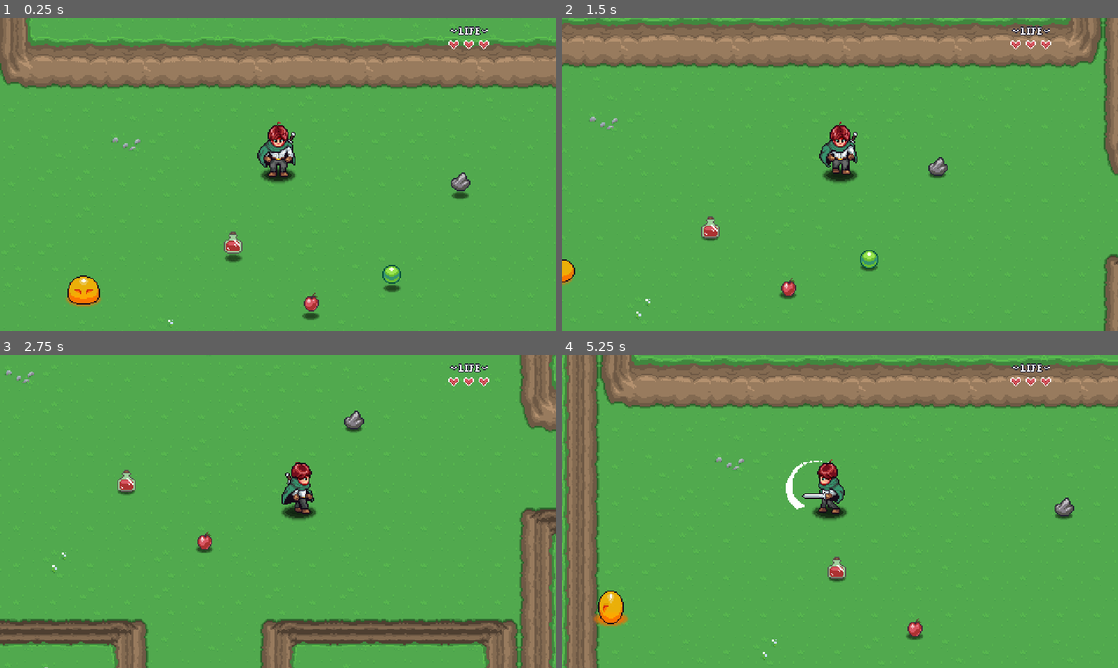
Above: before the commit, frames 1-4 (two rows, left to right).
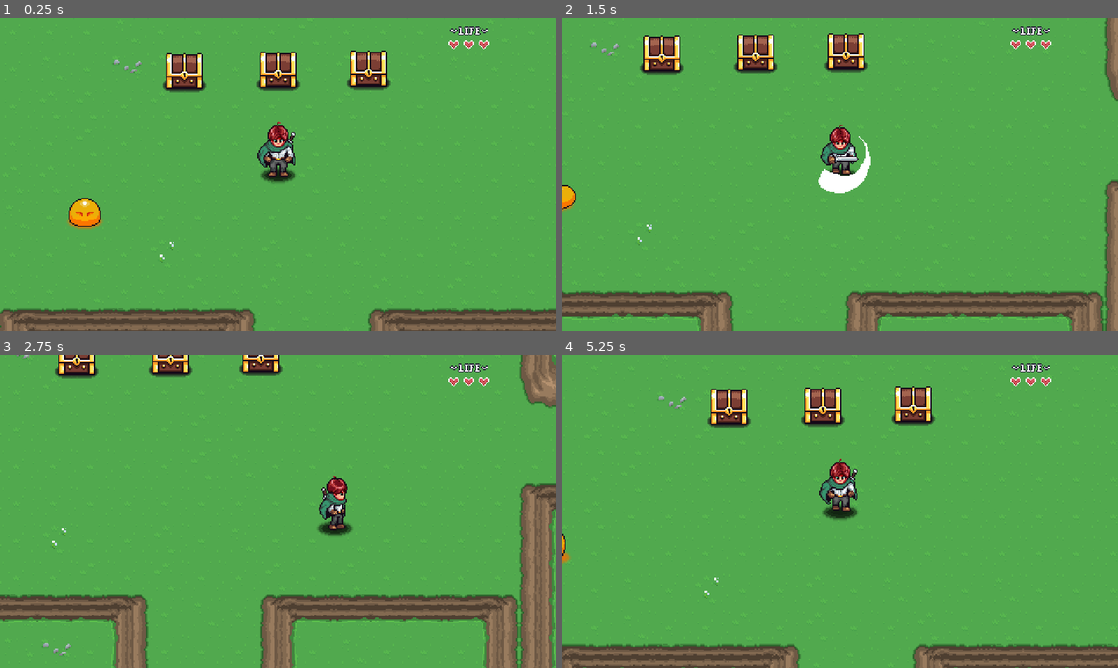
Above: after the commit, the same moments.

Repository: teomurgi/aarpg
Game: Godot game, scene res://Levels/Area01/01.tscn
Same seed, same stepped clock (60 frames per second), same inputs: the game is played once before the commit and once after it. Sound files missing from this copy of the repository are replaced by a short silence.
Inputs:
- Up to frame 1 (0.25 s): no input
- Up to frame 2 (1.5 s): hold D (right) 0.53-1.28 s; hold L (interact, bound only after the commit) 0.53-1.28 s; hold S (down) from 1.28 s (still down); tap K (attack, bound only after the commit) at 1.35 s
- Up to frame 3 (2.75 s): tap L (interact, bound only after the commit) at 1.55, 2.3 s; release S (down) at 2.03 s; hold D (right) from 2.03 s (still down); hold M (attack, bound only before the commit) from 2.03 s (still down)
- Up to frame 4 (5.25 s): release D (right) at 2.78 s; release M (attack, bound only before the commit) at 2.78 s; hold W (up) 2.78-3.53 s; tap L (interact, bound only after the commit) at 2.85, 4.55 s; hold L (interact, bound only after the commit) 3.53-4.28 s; hold A (left) 3.53-5.03 s; tap K (attack, bound only after the commit) at 4.35 s; hold S (down) from 5.03 s (still down); hold M (attack, bound only before the commit) from 5.03 s (still down)

The runs differ from the first frame. In frame 1, 23% of the frame differs, in the area x 0-100%, y 0-100%; in frame 2, 25%; in frame 3, 17%; in frame 4, 29%.

Commit message:
added treasure chest

Diff:
--- a/00_Globals/global_player_manager.gd
+++ b/00_Globals/global_player_manager.gd
@@ -2,6 +2,8 @@
 
 const PLAYER = preload("res://Player/player.tscn")
 const INVENTORY_DATA: InventoryData = preload("res://GUI/PauseMenu/Inventory/player_inventory.tres")
+
+signal interact_pressed
 
 var player: Player
 var player_spawned: bool = false
--- /dev/null
+++ b/Interactables/TreasureChest/treasure_chest.gd
@@ -0,0 +1,56 @@
+@tool
+class_name TreasureChest extends Node2D
+
+@export var item_data: ItemData: set = _set_item_data
+@export var quantity: int = 1: set = _set_quantity
+
+var is_open: bool = false
+
+@onready var sprite: Sprite2D = $ItemSprite
+@onready var label: Label = $ItemSprite/Label
+@onready var animation_player: AnimationPlayer = $AnimationPlayer
+@onready var interact_area: Area2D = $Area2D
+
+func _ready() -> void:
+    _update_label()
+    _update_texture()
+    if Engine.is_editor_hint():
+        return
+    interact_area.area_entered.connect(_on_area_entered)
+    interact_area.area_exited.connect(_on_area_exited)
+
+func player_interact() -> void:
+    if is_open:
+        return
+    is_open = true
+    animation_player.play("open_chest")
+    if item_data and quantity > 0:
+        PlayerManager.INVENTORY_DATA.add_item(item_data, quantity)
+    else:
+        printerr("No item data or quantity set for treasure chest.")
+        push_error("No item data or quantity set for treasure chest. Cheast Name: ", name)
+
+func _on_area_entered(area: Area2D) -> void:
+    PlayerManager.interact_pressed.connect(player_interact)
+
+func _on_area_exited(area: Area2D) -> void:
+    PlayerManager.interact_pressed.disconnect(player_interact)
+
+func _set_item_data(value: ItemData) -> void:
+    item_data = value
+    _update_texture()
+
+func _set_quantity(value: int) -> void:
+    quantity = value
+    _update_label()
+
+func _update_texture() -> void:
+    if item_data and sprite:
+        sprite.texture = item_data.texture
+
+func _update_label() -> void:
+    if label:
+        if quantity <= 1:
+            label.text = ""
+        else:
+            label.text = "x" + str(quantity)
--- /dev/null
+++ b/Interactables/TreasureChest/treasure_chest.tscn
@@ -0,0 +1,245 @@
+[gd_scene load_steps=13 format=3 uid="uid://ck7m0n4e76e3l"]
+
+[ext_resource type="Script" path="res://Interactables/TreasureChest/treasure_chest.gd" id="1_rbhv5"]
+[ext_resource type="Texture2D" uid="uid://2x88rdukd7ml" path="res://Interactables/TreasureChest/treasure-chest.png" id="2_vl2nm"]
+[ext_resource type="Texture2D" uid="uid://ldfnn3o8det7" path="res://Items/Sprites/items.png" id="3_j7fgr"]
+[ext_resource type="AudioStream" uid="uid://wgh4nscqhsbd" path="res://Interactables/TreasureChest/treasure-open.wav" id="4_2yb76"]
+
+[sub_resource type="AtlasTexture" id="AtlasTexture_t65nu"]
+atlas = ExtResource("3_j7fgr")
+region = Rect2(0, 0, 32, 32)
+
+[sub_resource type="Animation" id="Animation_jsgo6"]
+resource_name = "closed"
+tracks/0/type = "value"
+tracks/0/imported = false
+tracks/0/enabled = true
+tracks/0/path = NodePath("Sprite2D:frame")
+tracks/0/interp = 1
+tracks/0/loop_wrap = true
+tracks/0/keys = {
+"times": PackedFloat32Array(0),
+"transitions": PackedFloat32Array(1),
+"update": 1,
+"values": [0]
+}
+tracks/1/type = "value"
+tracks/1/imported = false
+tracks/1/enabled = true
+tracks/1/path = NodePath("ItemSprite:visible")
+tracks/1/interp = 1
+tracks/1/loop_wrap = true
+tracks/1/keys = {
+"times": PackedFloat32Array(0),
+"transitions": PackedFloat32Array(1),
+"update": 1,
+"values": [false]
+}
+
+[sub_resource type="Animation" id="Animation_m0uql"]
+length = 0.001
+tracks/0/type = "value"
+tracks/0/imported = false
+tracks/0/enabled = true
+tracks/0/path = NodePath("Sprite2D:frame")
+tracks/0/interp = 1
+tracks/0/loop_wrap = true
+tracks/0/keys = {
+"times": PackedFloat32Array(0),
+"transitions": PackedFloat32Array(1),
+"update": 1,
+"values": [0]
+}
+tracks/1/type = "value"
+tracks/1/imported = false
+tracks/1/enabled = true
+tracks/1/path = NodePath("ItemSprite:visible")
+tracks/1/interp = 1
+tracks/1/loop_wrap = true
+tracks/1/keys = {
+"times": PackedFloat32Array(0),
+"transitions": PackedFloat32Array(1),
+"update": 1,
+"values": [true]
+}
+tracks/2/type = "value"
+tracks/2/imported = false
+tracks/2/enabled = true
+tracks/2/path = NodePath("ItemSprite:position")
+tracks/2/interp = 1
+tracks/2/loop_wrap = true
+tracks/2/keys = {
+"times": PackedFloat32Array(0),
+"transitions": PackedFloat32Array(1),
+"update": 0,
+"values": [Vector2(0, -10)]
+}
+tracks/3/type = "value"
+tracks/3/imported = false
+tracks/3/enabled = true
+tracks/3/path = NodePath("ItemSprite:modulate")
+tracks/3/interp = 1
+tracks/3/loop_wrap = true
+tracks/3/keys = {
+"times": PackedFloat32Array(0),
+"transitions": PackedFloat32Array(1),
+"update": 0,
+"values": [Color(1, 1, 1, 1)]
+}
+
+[sub_resource type="Animation" id="Animation_uu30x"]
+resource_name = "opened"
+tracks/0/type = "value"
+tracks/0/imported = false
+tracks/0/enabled = true
+tracks/0/path = NodePath("Sprite2D:frame")
+tracks/0/interp = 1
+tracks/0/loop_wrap = true
+tracks/0/keys = {
+"times": PackedFloat32Array(0),
+"transitions": PackedFloat32Array(1),
+"update": 1,
+"values": [1]
+}
+tracks/1/type = "value"
+tracks/1/imported = false
+tracks/1/enabled = true
+tracks/1/path = NodePath("ItemSprite:visible")
+tracks/1/interp = 1
+tracks/1/loop_wrap = true
+tracks/1/keys = {
+"times": PackedFloat32Array(0),
+"transitions": PackedFloat32Array(1),
+"update": 1,
+"values": [false]
+}
+
+[sub_resource type="Animation" id="Animation_q7o5b"]
+resource_name = "open_chest"
+length = 1.5
+tracks/0/type = "value"
+tracks/0/imported = false
+tracks/0/enabled = true
+tracks/0/path = NodePath("Sprite2D:frame")
+tracks/0/interp = 1
+tracks/0/loop_wrap = true
+tracks/0/keys = {
+"times": PackedFloat32Array(0, 0.1),
+"transitions": PackedFloat32Array(1, 1),
+"update": 1,
+"values": [0, 1]
+}
+tracks/1/type = "value"
+tracks/1/imported = false
+tracks/1/enabled = true
+tracks/1/path = NodePath("ItemSprite:visible")
+tracks/1/interp = 1
+tracks/1/loop_wrap = true
+tracks/1/keys = {
+"times": PackedFloat32Array(0, 0.1),
+"transitions": PackedFloat32Array(1, 1),
+"update": 1,
+"values": [false, true]
+}
+tracks/2/type = "audio"
+tracks/2/imported = false
+tracks/2/enabled = true
+tracks/2/path = NodePath("AudioStreamPlayer2D")
+tracks/2/interp = 1
+tracks/2/loop_wrap = true
+tracks/2/keys = {
+"clips": [{
+"end_offset": 0.0,
+"start_offset": 0.0,
+"stream": ExtResource("4_2yb76")
+}],
+"times": PackedFloat32Array(0.1)
+}
+tracks/2/use_blend = true
+tracks/3/type = "value"
+tracks/3/imported = false
+tracks/3/enabled = true
+tracks/3/path = NodePath("ItemSprite:position")
+tracks/3/interp = 1
+tracks/3/loop_wrap = true
+tracks/3/keys = {
+"times": PackedFloat32Array(0.1, 0.3, 0.5, 1.5),
+"transitions": PackedFloat32Array(0.5, -2, 2, 1),
+"update": 0,
+"values": [Vector2(0, -10), Vector2(0, -64), Vector2(0, -48), Vector2(0, -48)]
+}
+tracks/4/type = "value"
+tracks/4/imported = false
+tracks/4/enabled = true
+tracks/4/path = NodePath("ItemSprite:modulate")
+tracks/4/interp = 1
+tracks/4/loop_wrap = true
+tracks/4/keys = {
+"times": PackedFloat32Array(0.2, 0.3, 0.5, 1, 1.5),
+"transitions": PackedFloat32Array(1, 1, 1, 1, 1),
+"update": 0,
+"values": [Color(1, 1, 1, 1), Color(2, 2, 2, 1), Color(1, 1, 1, 1), Color(1, 1, 1, 1), Color(1, 1, 1, 0)]
+}
+
+[sub_resource type="AnimationLibrary" id="AnimationLibrary_cykf6"]
+_data = {
+"RESET": SubResource("Animation_m0uql"),
+"closed": SubResource("Animation_jsgo6"),
+"open_chest": SubResource("Animation_q7o5b"),
+"opened": SubResource("Animation_uu30x")
+}
+
+[sub_resource type="RectangleShape2D" id="RectangleShape2D_8rs8r"]
+size = Vector2(30, 10)
+
+[sub_resource type="RectangleShape2D" id="RectangleShape2D_5qurr"]
+size = Vector2(36, 19)
+
+[node name="TreasureChest" type="Node2D"]
+script = ExtResource("1_rbhv5")
+
+[node name="Sprite2D" type="Sprite2D" parent="."]
+position = Vector2(0, -10)
+texture = ExtResource("2_vl2nm")
+hframes = 2
+
+[node name="ItemSprite" type="Sprite2D" parent="."]
+position = Vector2(0, -10)
+texture = SubResource("AtlasTexture_t65nu")
+
+[node name="Label" type="Label" parent="ItemSprite"]
+offset_left = 12.0
+offset_top = -12.0
+offset_right = 52.0
+offset_bottom = 11.0
+theme_override_colors/font_outline_color = Color(0, 0, 0, 1)
+theme_override_constants/outline_size = 4
+theme_override_font_sizes/font_size = 10
+text = "x99"
+vertical_alignment = 1
+
+[node name="AnimationPlayer" type="AnimationPlayer" parent="."]
+libraries = {
+"": SubResource("AnimationLibrary_cykf6")
+}
+autoplay = "closed"
+
+[node name="AudioStreamPlayer2D" type="AudioStreamPlayer2D" parent="."]
+
+[node name="StaticBody2D" type="StaticBody2D" parent="."]
+collision_layer = 16
+collision_mask = 0
+
+[node name="CollisionShape2D" type="CollisionShape2D" parent="StaticBody2D"]
+position = Vector2(0, 5)
+shape = SubResource("RectangleShape2D_8rs8r")
+
+[node name="Area2D" type="Area2D" parent="."]
+collision_layer = 0
+collision_mask = 4
+monitorable = false
+
+[node name="CollisionShape2D" type="CollisionShape2D" parent="Area2D"]
+position = Vector2(0, 5.5)
+shape = SubResource("RectangleShape2D_5qurr")
+debug_color = Color(0.14902, 0.972549, 0.447059, 0.419608)
--- a/Levels/Area01/01.tscn
+++ b/Levels/Area01/01.tscn
@@ -1,14 +1,13 @@
-[gd_scene load_steps=11 format=3 uid="uid://bunlbicjsr55y"]
+[gd_scene load_steps=10 format=3 uid="uid://bunlbicjsr55y"]
 
 [ext_resource type="PackedScene" uid="uid://cb6ftpgkld0jy" path="res://Tile Maps/grass-01.tscn" id="1_kwymh"]
 [ext_resource type="Script" path="res://Levels/Scripts/level.gd" id="1_m6rqe"]
 [ext_resource type="PackedScene" uid="uid://vy18spun6aw5" path="res://Levels/player_spawn.tscn" id="2_d27vr"]
 [ext_resource type="PackedScene" uid="uid://c3s63nt7iqp2y" path="res://Levels/level_transition.tscn" id="4_u58bs"]
-[ext_resource type="PackedScene" uid="uid://cj2u01ets1pd" path="res://Items/ItemPickup/item_pickup.tscn" id="5_w3nfv"]
 [ext_resource type="Resource" uid="uid://cdxbruqmrib2n" path="res://Items/gem.tres" id="6_vali5"]
+[ext_resource type="PackedScene" uid="uid://ck7m0n4e76e3l" path="res://Interactables/TreasureChest/treasure_chest.tscn" id="6_wqk7u"]
 [ext_resource type="Resource" uid="uid://c2t2pynobhdb3" path="res://Items/stone.tres" id="7_yq8ri"]
 [ext_resource type="Resource" uid="uid://dddgl1uxbbprp" path="res://Items/potion.tres" id="8_ckvda"]
-[ext_resource type="Resource" uid="uid://cn3fx2d7a37wu" path="res://Items/apple.tres" id="9_tluda"]
 [ext_resource type="PackedScene" uid="uid://bi1q410lwdkn3" path="res://Enemies/Slime/slime.tscn" id="10_qun8v"]
 
 [node name="01" type="Node2D"]
@@ -29,24 +28,22 @@
 level = "res://Levels/Area01/03.tscn"
 side = 1
 
-[node name="ItemPickup" parent="." instance=ExtResource("5_w3nfv")]
-position = Vector2(310, 165)
-item_data = ExtResource("6_vali5")
-
-[node name="ItemPickup2" parent="." instance=ExtResource("5_w3nfv")]
-position = Vector2(369, 85)
-item_data = ExtResource("7_yq8ri")
-
-[node name="ItemPickup3" parent="." instance=ExtResource("5_w3nfv")]
-position = Vector2(173, 139)
-item_data = ExtResource("8_ckvda")
-
-[node name="ItemPickup4" parent="." instance=ExtResource("5_w3nfv")]
-position = Vector2(240, 189)
-item_data = ExtResource("9_tluda")
-
 [node name="Slime" parent="." instance=ExtResource("10_qun8v")]
 position = Vector2(44, 181)
 
 [node name="PlayerSpawn" parent="." instance=ExtResource("2_d27vr")]
-position = Vector2(212, 74)
+position = Vector2(211, 141)
+
+[node name="TreasureChest" parent="." instance=ExtResource("6_wqk7u")]
+position = Vector2(130, 55)
+item_data = ExtResource("8_ckvda")
+
+[node name="TreasureChest2" parent="." instance=ExtResource("6_wqk7u")]
+position = Vector2(289, 53)
+item_data = ExtResource("6_vali5")
+quantity = 10
+
+[node name="TreasureChest3" parent="." instance=ExtResource("6_wqk7u")]
+position = Vector2(211, 54)
+item_data = ExtResource("7_yq8ri")
+quantity = 50
--- a/Player/Scripts/state_idle.gd
+++ b/Player/Scripts/state_idle.gd
@@ -27,4 +27,6 @@
 func handle_input(_event: InputEvent) -> State:
 	if _event.is_action_pressed("attack"):
 		return attackState
+	if _event.is_action_pressed("interact"):
+		PlayerManager.interact_pressed.emit()
 	return null
--- a/Player/Scripts/state_walk.gd
+++ b/Player/Scripts/state_walk.gd
@@ -32,4 +32,6 @@
 func handle_input(_event: InputEvent) -> State:
 	if _event.is_action_pressed("attack"):
 		return attackState
+	if _event.is_action_pressed("interact"):
+		PlayerManager.interact_pressed.emit()
 	return null
--- a/Player/player.tscn
+++ b/Player/player.tscn
@@ -531,6 +531,8 @@
 "walk_up": SubResource("Animation_t5g2e")
 }
 
+[sub_resource type="RectangleShape2D" id="RectangleShape2D_1mydt"]
+
 [sub_resource type="CircleShape2D" id="CircleShape2D_l012i"]
 
 [sub_resource type="Animation" id="Animation_jsdsd"]
@@ -683,6 +685,16 @@
 [node name="Interactions" type="Node2D" parent="."]
 script = ExtResource("10_lxkfi")
 
+[node name="Area2D" type="Area2D" parent="Interactions"]
+collision_layer = 4
+collision_mask = 0
+monitoring = false
+
+[node name="CollisionShape2D" type="CollisionShape2D" parent="Interactions/Area2D"]
+position = Vector2(0, 6)
+shape = SubResource("RectangleShape2D_1mydt")
+debug_color = Color(0.134459, 0.630987, 0.407877, 0.42)
+
 [node name="Hitbox" parent="." instance=ExtResource("13_7asfx")]
 collision_layer = 2
 
--- a/project.godot
+++ b/project.godot
@@ -56,7 +56,7 @@
 }
 attack={
 "deadzone": 0.5,
-"events": [Object(InputEventKey,"resource_local_to_scene":fa …(141 unchanged characters)… ":false,"keycode":0,"physical_keycode":77,"key_label":0,"unicode":109,"location":0,"echo":false,"script":null)
+"events": [Object(InputEventKey,"resource_local_to_scene":fa …(141 unchanged characters)… ":false,"keycode":0,"physical_keycode":75,"key_label":0,"unicode":107,"location":0,"echo":false,"script":null)
 ]
 }
 pause={
@@ -64,11 +64,17 @@
 "events": [Object(InputEventKey,"resource_local_to_scene":false,"resource_name":"","device":-1,"window_id":0,"alt_press …(195 unchanged characters)…
 ]
 }
+interact={
+"deadzone": 0.5,
+"events": [Object(InputEventKey,"resource_local_to_scene":false,"resource_name":"","device":-1,"window_id":0,"alt_pressed":false,"shift_pressed":false,"ctrl_pressed":false,"meta_pressed":false,"pressed":false,"keycode":0,"physical_keycode":76,"key_label":0,"unicode":108,"location":0,"echo":false,"script":null)
+]
+}
 
 [layer_names]
 
 2d_physics/layer_1="Player"
 2d_physics/layer_2="PlayerHurt"
+2d_physics/layer_3="PlayerInteract"
 2d_physics/layer_5="Walls"
 2d_physics/layer_9="Enemy"
 
Binary file added: Interactables/TreasureChest/treasure-chest.png
Not shown, added: Interactables/TreasureChest/treasure-chest.png.import
Not shown, added: Interactables/TreasureChest/treasure-open.wav.import
Not shown: 1 places in Player/player.tscn that only renumber resources
Not shown, added: Interactables/TreasureChest/treasure-open.wav
